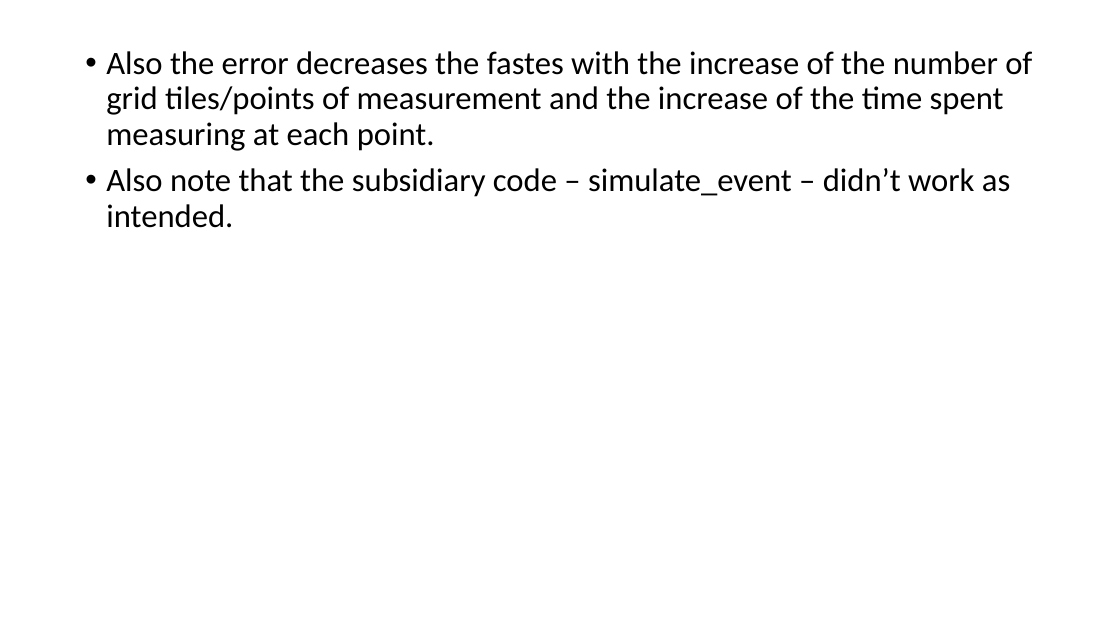
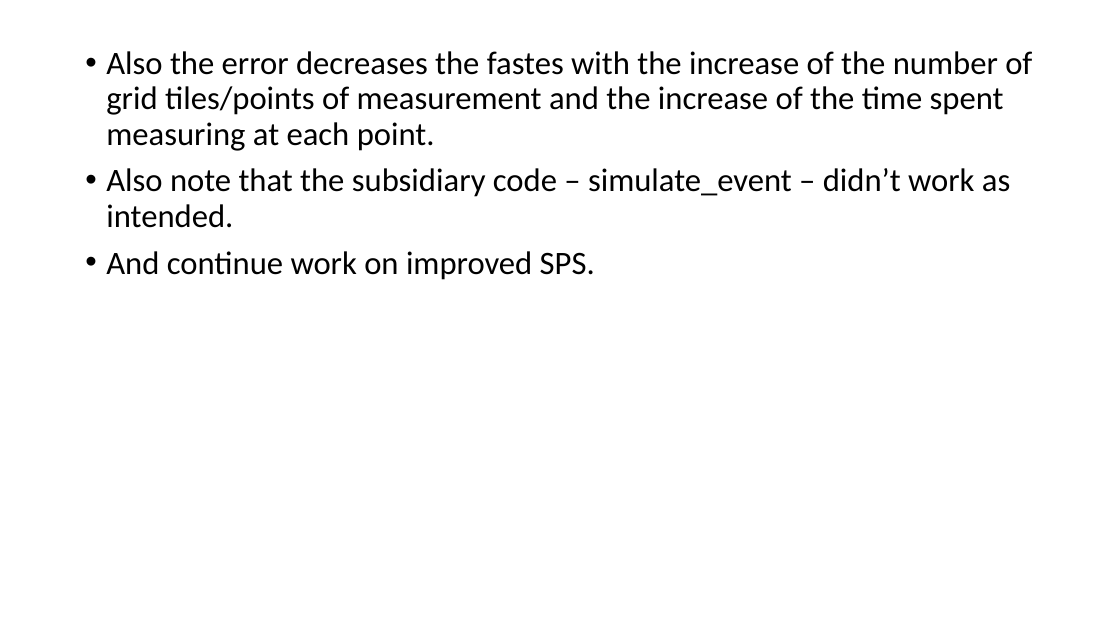
Before and after one commit to urhtrinko/DroneRadioactivity_student_job, a slide deck: slide 25 of reports/work_diary.pptx. Drawn at 1120x630 pixels with LibreOffice and Linux fonts; fonts in the diff are those of the drawing. Boxes give left, top, right and bottom in pixels: in the first picture for what was removed or moved away, otherwise in the second. Text is boxed around its words. In the diff, an @@ line names an element or a change of style, - is before the commit and + after.

```diff
--- a/reports/work_diary.pptx
+++ b/reports/work_diary.pptx
@@ text at (106,251,595,280): paragraph added @@
+• And continue work on improved SPS.
```
